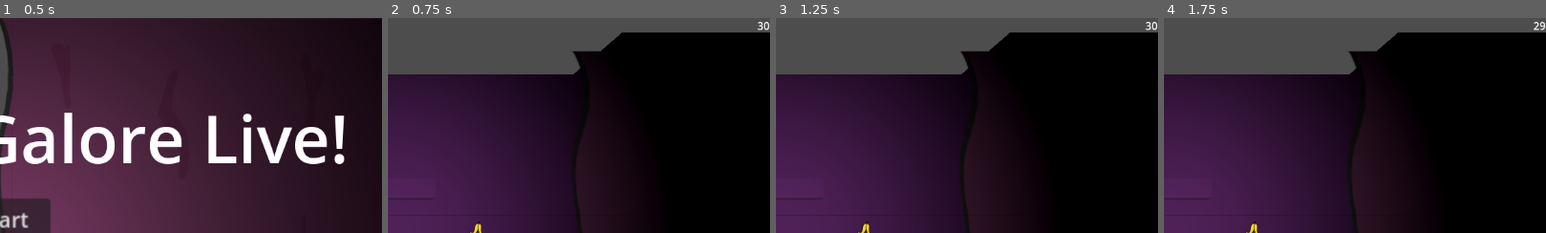
Above: before the commit, frames 1-4 (left to right).
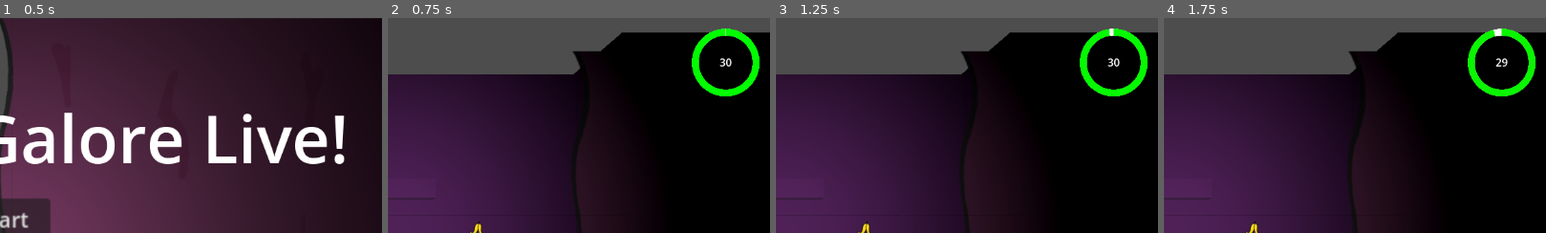
Above: after the commit, the same moments.

Repository: Dolphcode/ggj-2024
Game: Godot game, scene res://start_menu.tscn
The game is run twice, just before and just after one commit, with the same random seed, the same clock (stepped at 60 frames per second) and the same inputs. The engine's default icon, where the game draws it, is replaced by a stand-in: a white triangle on a blue panel in a dark square.
Inputs:
- Up to frame 1 (0.5 s): no input
- Up to frame 2 (0.75 s): click "Start" at 0.5 s
- Up to frame 3 (1.25 s): no input
- Up to frame 4 (1.75 s): tap Enter at 1.25 s; hold D (right) from 1.28 s (still down); tap Space (jump) at 1.52 s
The pictures show only the part of the screen within x 50-100%, y 0-50%; the shares and areas given below are measured in that part.

Frame 1 is identical in both runs. In frame 2, 1.9% of the frame differs, in the area x 79-100%, y 1-37%; in frame 3, 1.9%; in frame 4, 1.9%.

Commit message:
Improved timer UI

Diff:
--- a/Scenes/game.tscn
+++ b/Scenes/game.tscn
@@ -13,6 +13,7 @@
 [ext_resource type="PackedScene" uid="uid://0uewps4rbocq" path="res://Scenes/Environment/grid_tile.tscn" id="12_6ev3m"]
 [ext_resource type="Texture2D" uid="uid://bhak4bs0vbnjm" path="res://Assets/Sprites/Icons/tv_head.png" id="12_pgrxw"]
 [ext_resource type="FontFile" uid="uid://catrlte1ef2sj" path="res://Assets/Fonts/FeENrm2.ttf" id="13_vvoco"]
+[ext_resource type="Texture2D" uid="uid://yiy5u8yjq6rc" path="res://Assets/Sprites/UI/ui_timer.png" id="14_jbp25"]
 
 [sub_resource type="Animation" id="Animation_7argu"]
 resource_name = "Close"
@@ -129,7 +130,7 @@
 [node name="WorldEnvironment" type="WorldEnvironment" parent="."]
 environment = SubResource("Environment_sprrj")
 
-[node name="LevelLoader" type="Node" parent="." node_paths=PackedStringArray("level_one", "level_two", "level_three", "timer", "stage_platform", "timer_label", "curtain_anim", "player", "dialog_anim", "dialog_text", "dialog_name", "dialog_texture")]
+[node name="LevelLoader" type="Node" parent="." node_paths=PackedStringArray("level_one", "level_two", "level_three", "timer", "stage_platform", "timer_label", "progress_bar", "curtain_anim", "player", "dialog_anim", "dialog_text", "dialog_name", "dialog_texture")]
 process_mode = 3
 script = ExtResource("5_kgk5b")
 level_one = [NodePath("1Banana"), NodePath("1Banana2"), NodePath("1Banana3")]
@@ -137,7 +138,8 @@
 level_three = [NodePath("1Banana"), NodePath("1Banana2"), NodePath("1Banana3")]
 timer = NodePath("Timer")
 stage_platform = NodePath("../StagePlatform")
-timer_label = NodePath("../CanvasLayer/Label")
+timer_label = NodePath("../CanvasLayer/TimerLabel")
+progress_bar = NodePath("../CanvasLayer/TextureProgressBar")
 curtain_anim = NodePath("../Stage/CurtainAnimation")
 player = NodePath("../StagePlatform/Player")
 dialog_anim = NodePath("../CanvasLayer/DialogueSnippet/Dialog")
@@ -193,15 +195,18 @@
 scale = Vector2(0.03, 0.03)
 texture = ExtResource("9_y8q1r")
 
-[node name="Label" type="Label" parent="CanvasLayer"]
+[node name="TimerLabel" type="Label" parent="CanvasLayer"]
 anchors_preset = 1
 anchor_left = 1.0
 anchor_right = 1.0
-offset_left = -152.0
-offset_bottom = 54.0
+offset_left = -97.0
+offset_top = 40.0
+offset_right = -36.0
+offset_bottom = 94.0
 grow_horizontal = 0
 text = "TIMER"
-horizontal_alignment = 2
+horizontal_alignment = 1
+vertical_alignment = 1
 
 [node name="DialogueSnippet" type="Control" parent="CanvasLayer"]
 layout_mode = 3
@@ -288,4 +293,20 @@
 "": SubResource("AnimationLibrary_361nu")
 }
 
+[node name="TextureProgressBar" type="TextureProgressBar" parent="CanvasLayer"]
+anchors_preset = 1
+anchor_left = 1.0
+anchor_right = 1.0
+offset_left = -118.0
+offset_top = 16.0
+offset_right = 394.0
+offset_bottom = 528.0
+grow_horizontal = 0
+scale = Vector2(0.2, 0.2)
+step = 0.01
+fill_mode = 4
+texture_under = ExtResource("14_jbp25")
+texture_progress = ExtResource("14_jbp25")
+tint_progress = Color(0.301961, 1, 0.25098, 1)
+
 [connection signal="animation_finished" from="Stage/CurtainAnimation" to="LevelLoader" method="_on_curtain_animation_animation_finished"]
--- a/Scripts/Levels/level_loader.gd
+++ b/Scripts/Levels/level_loader.gd
@@ -11,6 +11,7 @@
 @export var timer: Timer
 @export var stage_platform: StagePlatform
 @export var timer_label: Label
+@export var progress_bar: TextureProgressBar
 @export var curtain_anim: AnimationPlayer
 @export var player: Player
 
@@ -24,6 +25,7 @@
 # Called when the node enters the scene tree for the first time.
 func _ready():
 	timer.wait_time = time
+	progress_bar.max_value = time
 	stage = pick_stage()
 	stage.stage_complete.connect(_on_stage_end)
 	stage.start_stage(stage_platform, player)
@@ -32,6 +34,9 @@
 
 func _process(delta):
 	timer_label.text = str(ceil(timer.time_left))
+	var color: float = timer.time_left / time
+	progress_bar.tint_progress = Color(1 - color, color, 0)
+	progress_bar.value = timer.time_left
 
 	if timer.is_stopped():
 		get_tree().change_scene_to_file("res://win.tscn")
Binary file added: Assets/Sprites/UI/ui_timer.png
Not shown, added: Assets/Sprites/UI/ui_timer.png.import
Not shown: 1 places in Scenes/game.tscn that only renumber resources
